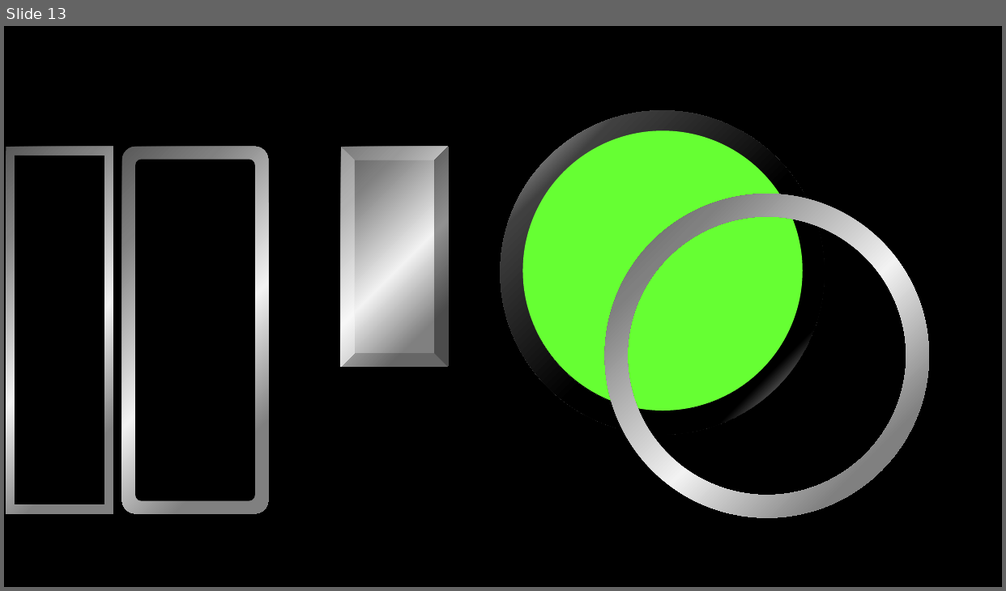
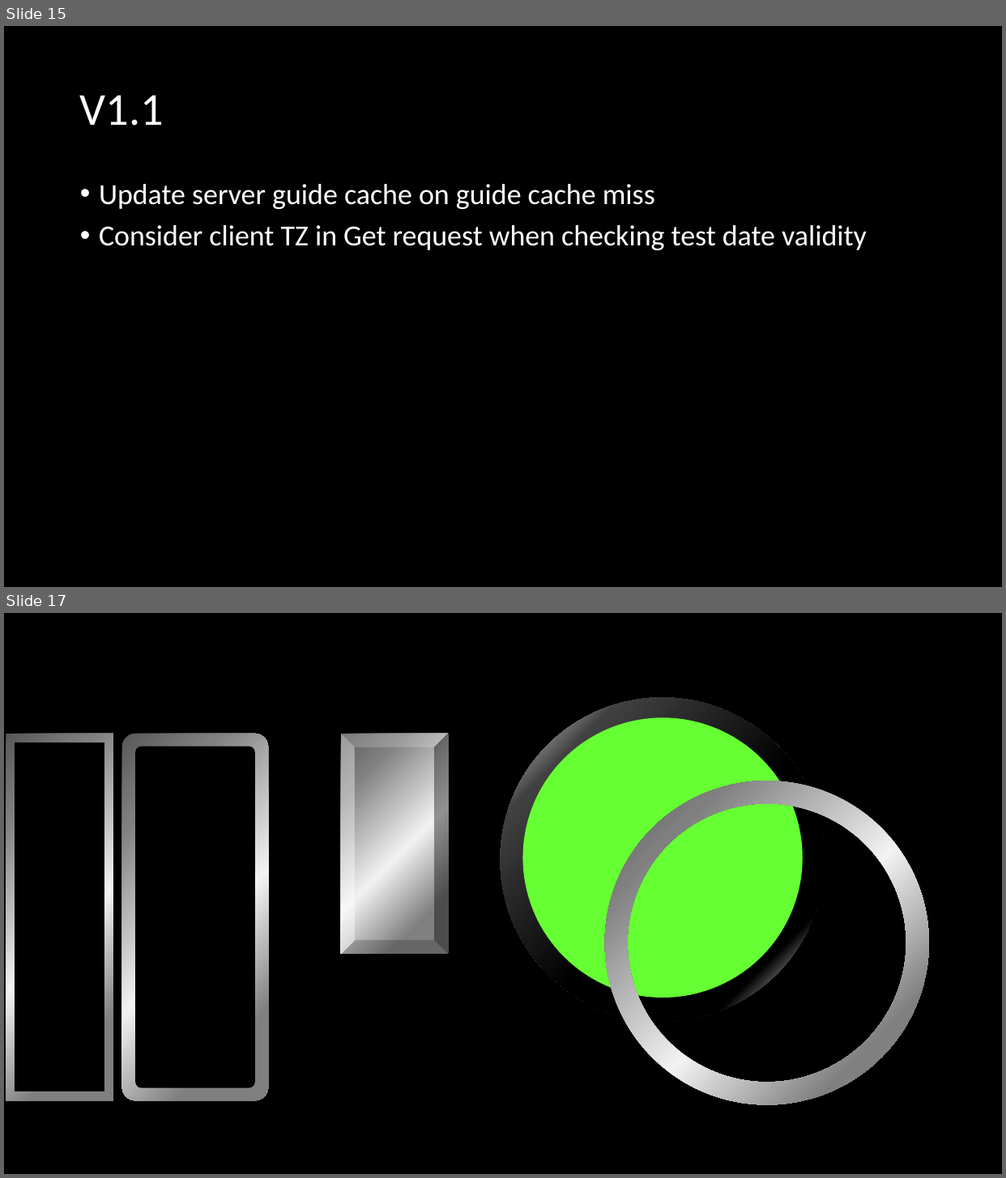
Before and after one commit to sweatysock/jock, a slide deck: design notes.pptx. Shown one above the other, each under a label of ours: slide 13 before the commit, slides 15 and 17 after it; the slides between them are not shown. The pictures are 1006x591 and 1006x1178 pixels, drawn with LibreOffice and Linux fonts; fonts in the diff are those of the drawing. Boxes give left, top, right and bottom in pixels: in the first picture for what was removed or moved away, otherwise in the second. Text is boxed around its words. In the diff, an @@ line names an element or a change of style, - is before the commit and + after.

```diff
--- a/design notes.pptx
+++ b/design notes.pptx
@@ slide 15 added at (x1=4, y1=26, x2=1002, y2=587), background #000000 @@
@@ title added at (x1=80, y1=95, x2=164, y2=126), 44 pt, text #FFFFFF @@
+V1.1
@@ text added at (x1=99, y1=184, x2=867, y2=250), 28 pt, text #FFFFFF @@
+• Update server guide cache on guide cache miss
+• Consider client TZ in Get request when checking test date validity
@@ what was slide 13 is now slide 17 @@
```
Also in this commit, not shown: 7 slides changed, 9 other slides added, 21 other files.
